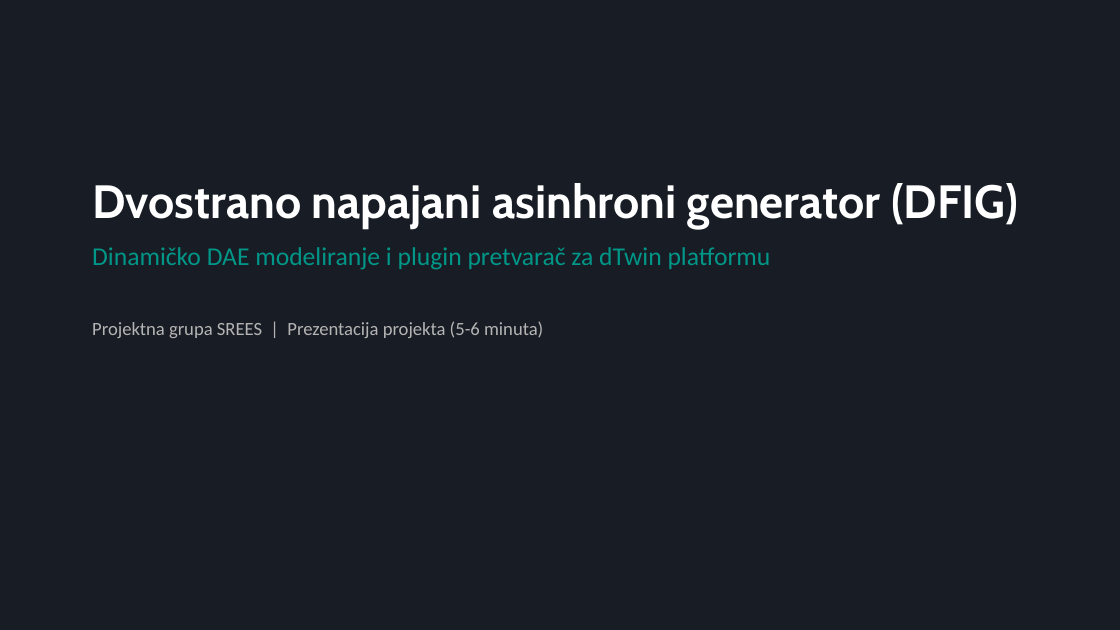
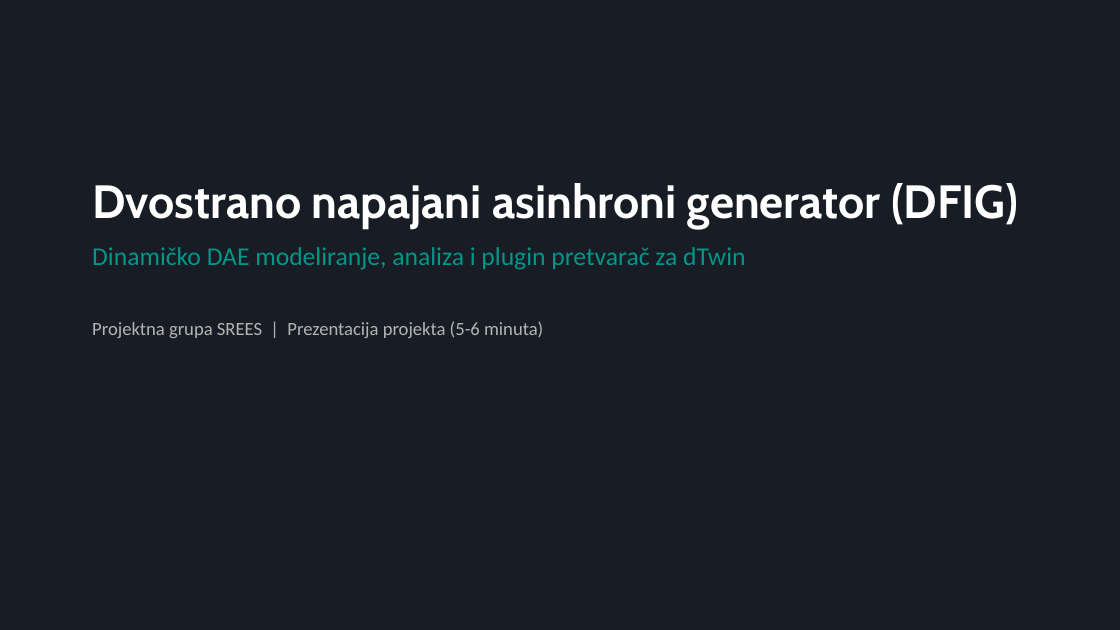
Before and after one commit to abudabiduba/SREES_2026_Gilic_VDFIG, a slide deck: slide 1 of presentation/DFIG_Presentation.pptx. Drawn at 1120x630 pixels with LibreOffice and Linux fonts; fonts in the diff are those of the drawing. Boxes give left, top, right and bottom in pixels: in the first picture for what was removed or moved away, otherwise in the second. Text is boxed around its words. In the diff, an @@ line names an element or a change of style, - is before the commit and + after.

```diff
--- a/presentation/DFIG_Presentation.pptx
+++ b/presentation/DFIG_Presentation.pptx
@@ text at bbox=[92, 247, 746, 270]: text changed @@
-Dinamičko DAE modeliranje i plugin pretvarač za dTwin platformu
+Dinamičko DAE modeliranje, analiza i plugin pretvarač za dTwin
```
Also in this commit, not shown: 6 other slides changed, 2 slides added.
